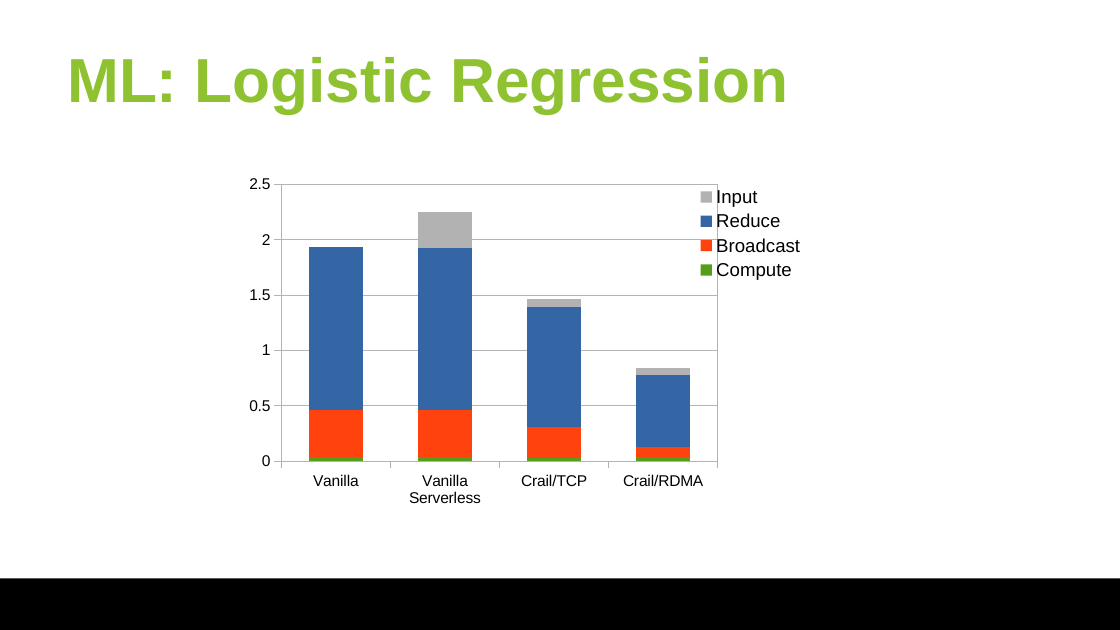
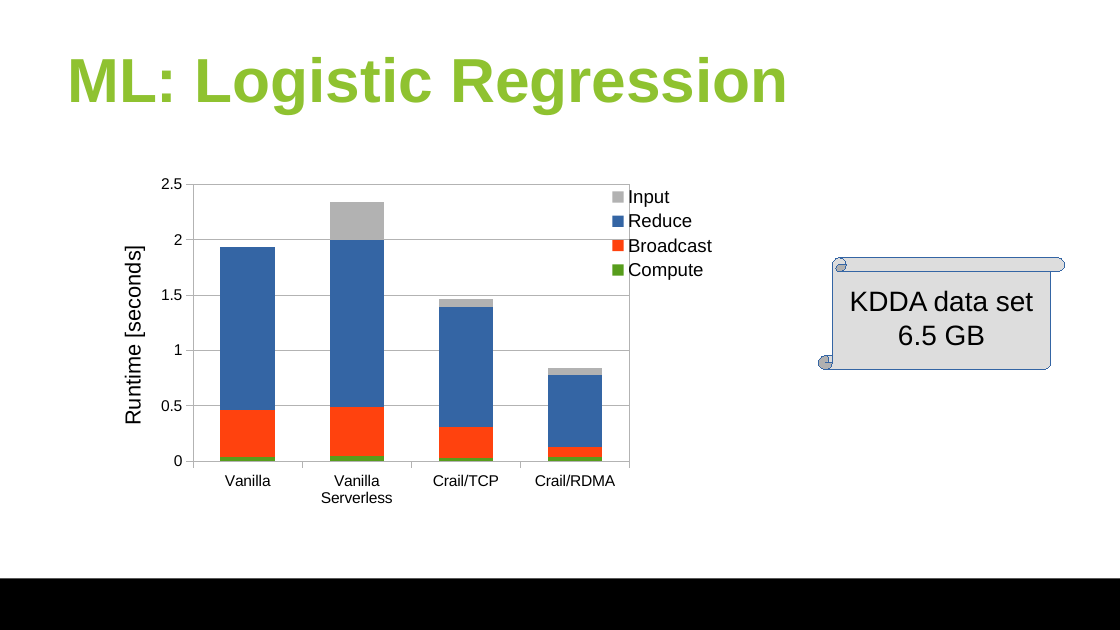
Before and after one commit to huangyibo/spark-summit-18, a slide deck: slide 39 of slides/spark-summit-18.odp. Drawn at 1120x630 pixels with LibreOffice and Linux fonts; fonts in the diff are those of the drawing; background and template pictures are left out. Boxes give left, top, right and bottom in pixels: in the first picture for what was removed or moved away, otherwise in the second. Text is boxed around its words. In the diff, an @@ line names an element or a change of style, - is before the commit and + after.

```diff
--- a/slides/spark-summit-18.odp
+++ b/slides/spark-summit-18.odp
@@ column stacked chart at [149, 169, 763, 514] @@
@@ Compute, Vanilla Serverless: 0.04 to 0.05 @@
@@ Broadcast, Vanilla Serverless: 0.42 to 0.44 @@
@@ Reduce, Vanilla Serverless: 1.47 to 1.51 @@
@@ Input, Vanilla Serverless: 0.32 to 0.34 @@
@@ column stacked chart: place and size @@
-column stacked chart at [237, 169, 851, 514]
+column stacked chart at [149, 169, 763, 514]
@@ text added at [121, 254, 145, 424], 14 pt, text #000000 @@
+Runtime [seconds]
@@ vertical scroll added at [819, 258, 1065, 370], fill #DDDDDD, outline #3465A4 0 pt, 18 pt, text #000000 @@
+KDDA data set
+6.5 GB
```
Also in this commit, not shown: 27 other slides changed, 1 other file.
